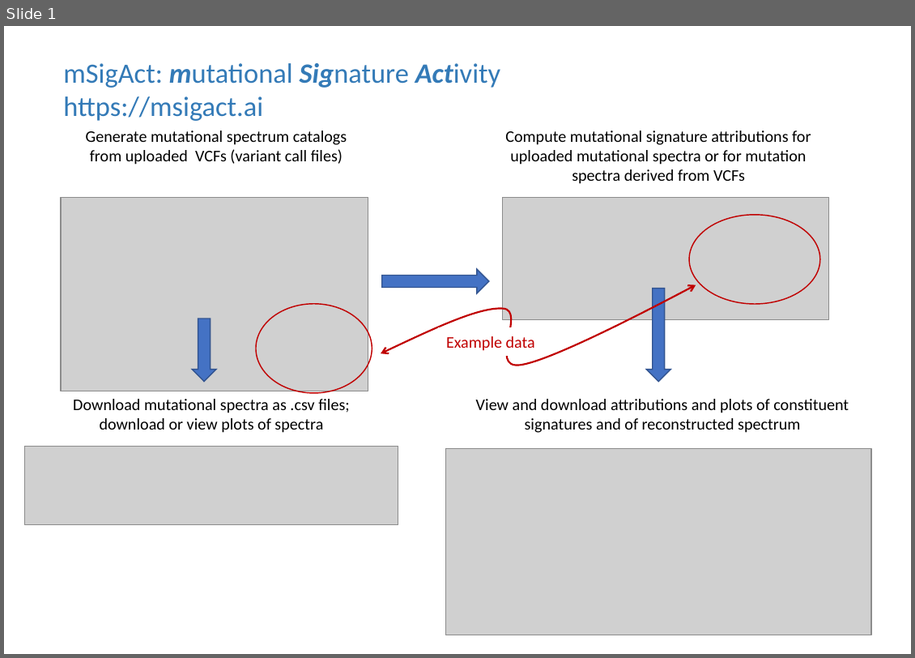
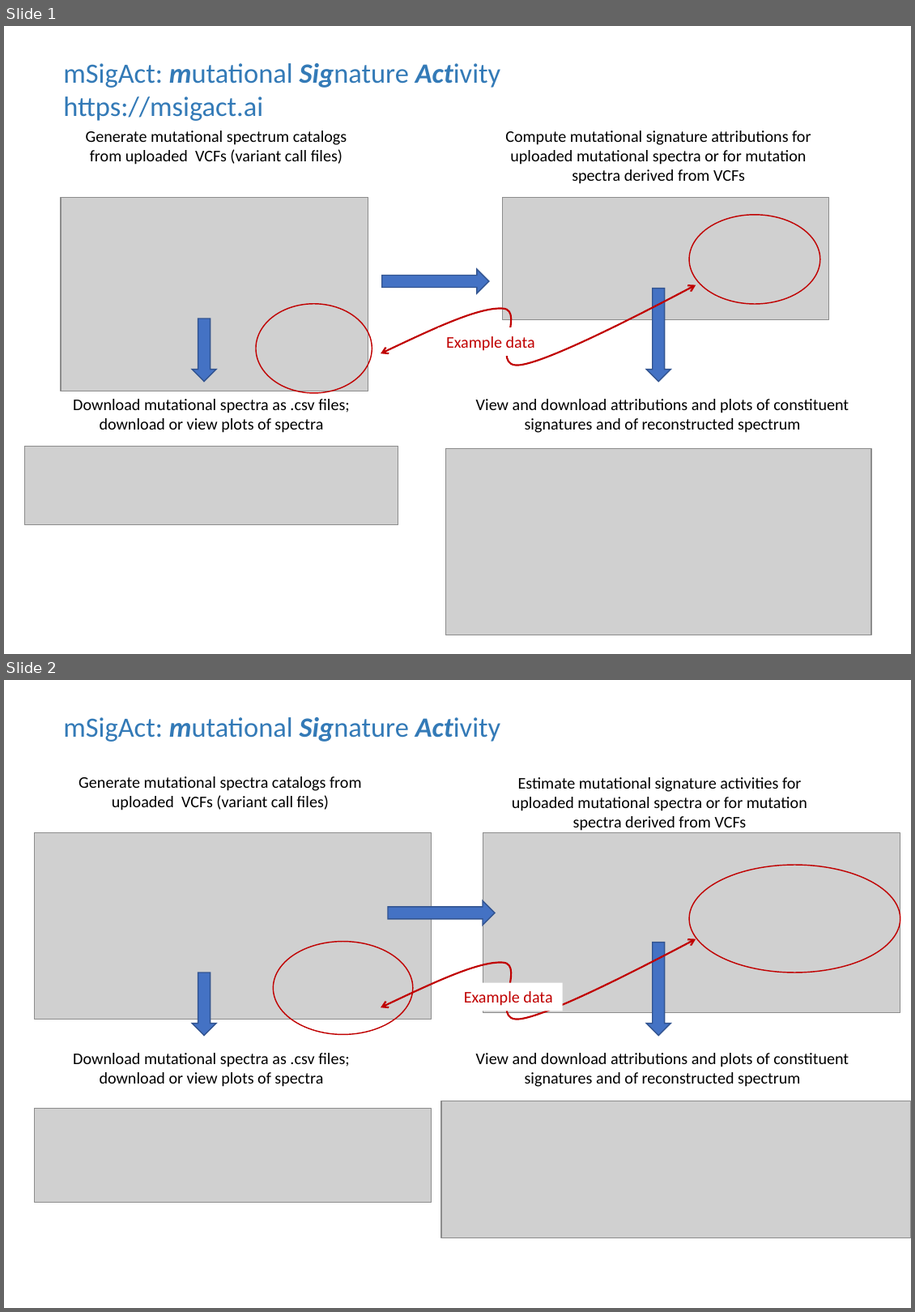
Before and after one commit to steverozen/mSigAct.server, a slide deck: inst/guides/mSigActWebServer.pptx. Shown one above the other, each under a label of ours: slide 1 before the commit, slides 1 and 2 after it. The pictures are 915x658 and 915x1312 pixels, drawn with LibreOffice and Linux fonts; fonts in the diff are those of the drawing; grey boxes stand for pictures. Boxes give left, top, right and bottom in pixels: in the first picture for what was removed or moved away, otherwise in the second. Text is boxed around its words. In the diff, an @@ line names an element or a change of style, - is before the commit and + after.

```diff
--- a/inst/guides/mSigActWebServer.pptx
+++ b/inst/guides/mSigActWebServer.pptx
@@ slide 2 added at bbox=[4, 680, 911, 1308], background #FFFFFF @@
@@ text added at bbox=[63, 717, 501, 742], 24 pt, text #337AB7 @@
+mSigAct: mutational Signature Activity
@@ text added at bbox=[79, 776, 361, 810], 14 pt, text #000000 @@
+Generate mutational spectra catalogs from uploaded VCFs (variant call files)
@@ text added at bbox=[512, 777, 808, 831], 14 pt, text #000000 @@
+Estimate mutational signature activities for uploaded mutational spectra or for mutation spectra derived from VCFs
@@ picture added at bbox=[34, 832, 431, 1019] @@
@@ picture added at bbox=[484, 833, 901, 1014] @@
@@ ellipse added at bbox=[689, 865, 901, 973], outline #C00000 1 pt @@
@@ down arrow added at bbox=[388, 901, 496, 925], fill #4472C4, outline #325491 1 pt @@
@@ ellipse added at bbox=[274, 942, 414, 1034], outline #C00000 1 pt @@
@@ freeform shape added at bbox=[381, 939, 696, 1019], outline #C00000 1.5 pt @@
@@ down arrow added at bbox=[646, 942, 671, 1035], fill #4472C4, outline #325491 1 pt @@
@@ down arrow added at bbox=[193, 972, 217, 1035], fill #4472C4, outline #325491 1 pt @@
@@ rectangle added at bbox=[455, 983, 563, 1012], fill #FFFFFF, 14 pt, text #C00000 @@
+Example data
@@ text added at bbox=[73, 1053, 350, 1087], 14 pt, text #000000 @@
+Download mutational spectra as .csv files; download or view plots of spectra
@@ text added at bbox=[476, 1053, 849, 1087], 14 pt, text #000000 @@
+View and download attributions and plots of constituent signatures and of reconstructed spectrum
@@ picture added at bbox=[34, 1108, 431, 1202] @@
@@ picture added at bbox=[441, 1101, 911, 1238] @@
```
